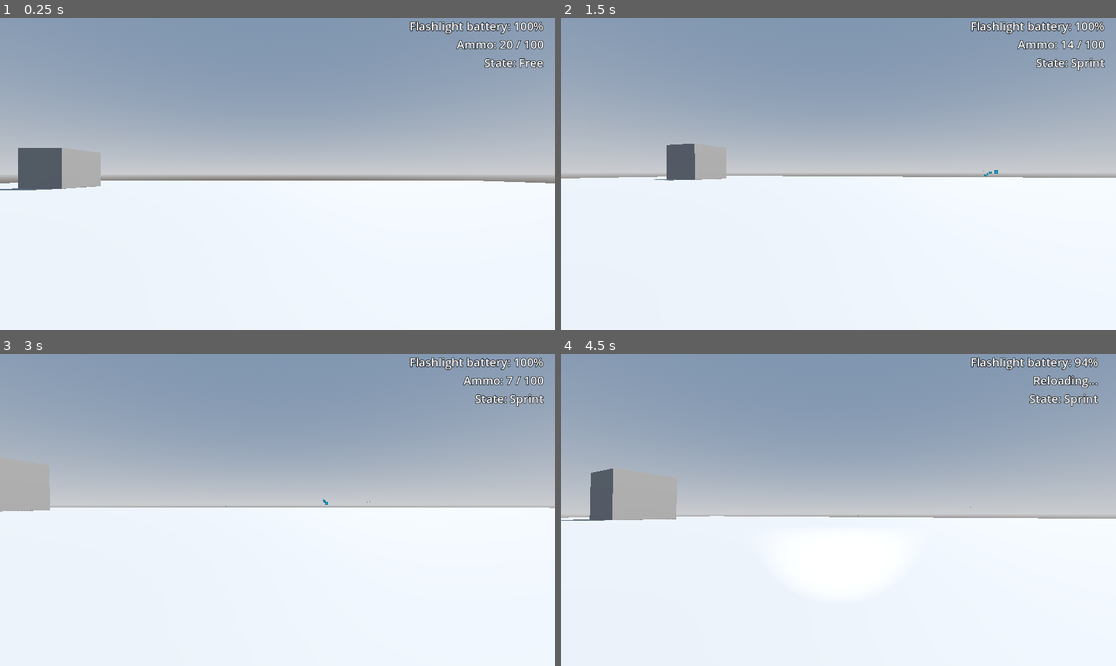
Above: before the commit, frames 1-4 (two rows, left to right).
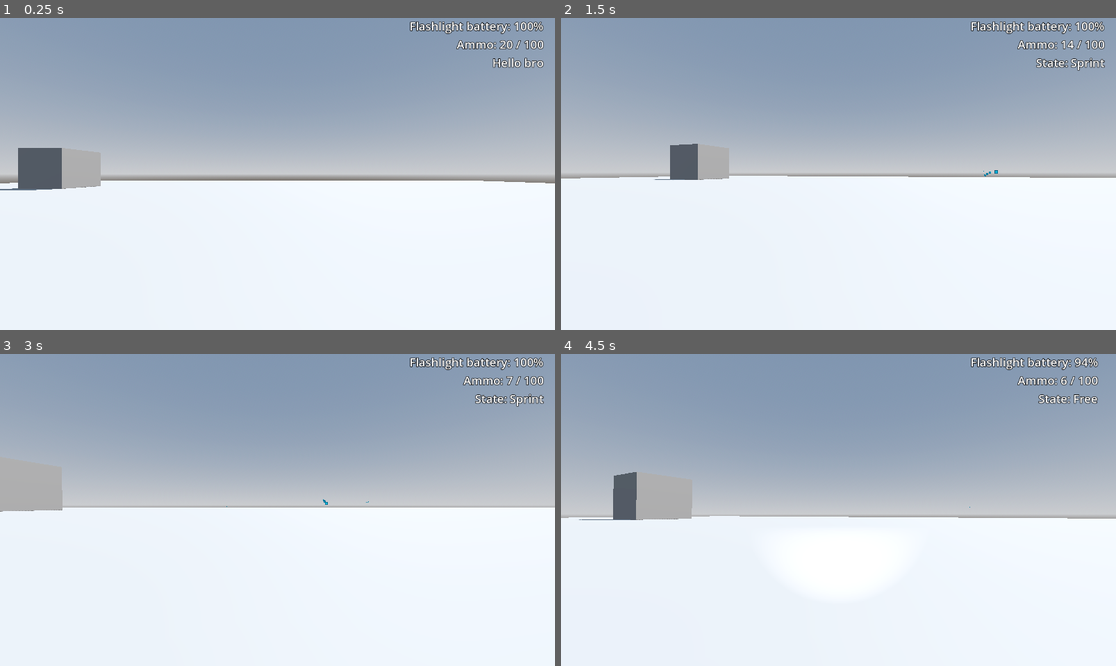
Above: after the commit, the same moments.

Repository: justindeogrades/firstpersonshooter
Game: Godot game, scene res://main.tscn
Two runs of this game, one before a commit and one after it. Both use one fixed random seed, a clock stepped at 60 frames per second and the inputs below. The engine's default icon, where the game draws it, is replaced by a stand-in: a white triangle on a blue panel in a dark square.
Inputs (mouse positions are in pixels of both pictures, inside the frame that each line leads up to):
- Up to frame 1 (0.25 s): no input
- Up to frame 2 (1.5 s): tap Enter (ui_accept) at 0.5, 0.77 s; move the mouse to (866, 174) at 0.52 s; press the mouse at (866, 174) at 0.53 s; hold W (forward) from 0.53 s (still down); tap Shift (slide) at 0.8, 1.35 s; move the mouse to (810, 174) at 1.27 s; release the mouse at (810, 174) at 1.28 s
- Up to frame 3 (3 s): keep holding W (forward); tap Enter (ui_accept) at 1.52 s; click (249, 510) at 1.55 s; move the mouse to (288, 503) at 2.02 s; press the mouse at (288, 503) at 2.03 s; tap Shift (slide) at 2.3, 2.85 s; move the mouse to (271, 516) at 2.77 s; release the mouse at (271, 516) at 2.78 s
- Up to frame 4 (4.5 s): keep holding W (forward); tap Enter (ui_accept) at 3.02, 3.77 s; click (832, 516) at 3.05 s; move the mouse to (877, 513) at 3.52 s; hold Shift (slide) 3.53-4.28 s; tap F (toggle_flashlight) at 3.6 s; tap R (reload) at 4.15 s; move the mouse to (794, 506) at 4.27 s; click (794, 506) at 4.35 s

The runs differ from the first frame. In frame 1, 0.2% of the frame differs, in the area x 87-98%, y 12-17%; in frame 2, 0.2%; in frame 3, 0.2%; in frame 4, 2.1%, in the area x 0-97%, y 6-54%.

Commit message:
applied state machine logic to weapons

Diff:
--- a/gun.gd
+++ b/gun.gd
@@ -11,6 +11,7 @@
 #Make sure One-shot is enabled on the cooldown timer
 @export var cooldown_timer : Timer
 @export var aim_ray : RayCast3D
+@export var state_machine : Node
 
 @export var damage : float
 @export var max_clip_ammo : int
@@ -25,6 +26,8 @@
 var clip_ammo
 var reserve_ammo
 
+var can_shoot : bool = true
+
 var aiming : bool = false
 var aim_direction : Vector3
 
@@ -36,51 +39,61 @@
 var parent : CharacterBody3D
 
 func _ready() -> void:
-	create_reload_timer()
-	create_cooldown_timer()
-	create_bullet_parent()
+	#All made obsolete by state machine
+	#create_reload_timer()
+	#create_cooldown_timer()
+	#create_bullet_parent()
 	create_aim_ray()
 
 	clip_ammo = max_clip_ammo
 	reserve_ammo = max_reserve_ammo
 
+	state_machine.initialize(self)
+
+func _unhandled_input(event: InputEvent) -> void:
+	state_machine.state_input(event)
+
+func _process(delta: float) -> void:
+	state_machine.state_process()
+
 func _physics_process(delta: float) -> void:
+	state_machine.state_physics(delta)
 	#Aim direction is now set by parent
 
 	#Probably eliminating aim rays
 	#if(aiming):
 		#aim_ray.target_position = get_local_mouse_position()
-	pass
 
-func shoot():
-	#Check for not reloading, not on cooldown, and has ammo
-	if reload_timer.is_stopped() and cooldown_timer.is_stopped() and clip_ammo > 0:
-		for i in bullets_per_shot:
-			var bullet_instance = load(bullet_path).instantiate()
-
-			#Will return to spray patterns later
-			#var spray_offset
-			#if(aiming):
-				#spray_offset = Vector2(randf_range(aim_spray * -1, aim_spray), randf_range(aim_spray * -1, aim_spray))
-			#else:
-				#spray_offset = Vector2(randf_range(hip_spray * -1, hip_spray), randf_range(hip_spray * -1, hip_spray))
-			#bullet_instance.direction = (aim_direction + spray_offset).normalized()
-
-			bullet_instance.direction = aim_direction
-			bullet_instance.damage = damage
-			bullet_instance.pierces = pierces
-			bullet_instance.start_pos = global_position
-
-			bullet_instance.transform.basis = aim_ray.global_transform.basis
-
-			#bullet_parent.add_child(bullet_instance)
-			get_main().add_child(bullet_instance)
-
-		clip_ammo -= 1
-
-		cooldown_timer.start(cooldown_seconds)
-
-		ammo_updated.emit(false)
+#Delegating all of this to the state machine
+#func shoot():
+	##Check for not reloading, not on cooldown, and has ammo
+	#if reload_timer.is_stopped() and cooldown_timer.is_stopped() and clip_ammo > 0:
+		#for i in bullets_per_shot:
+			#var bullet_instance = load(bullet_path).instantiate()
+			#
+			##Will return to spray patterns later
+			##var spray_offset
+			##if(aiming):
+				##spray_offset = Vector2(randf_range(aim_spray * -1, aim_spray), randf_range(aim_spray * -1, aim_spray))
+			##else:
+				##spray_offset = Vector2(randf_range(hip_spray * -1, hip_spray), randf_range(hip_spray * -1, hip_spray))
+			##bullet_instance.direction = (aim_direction + spray_offset).normalized()
+			#
+			#bullet_instance.direction = aim_direction
+			#bullet_instance.damage = damage
+			#bullet_instance.pierces = pierces
+			#bullet_instance.start_pos = global_position
+			#
+			#bullet_instance.transform.basis = aim_ray.global_transform.basis
+			#
+			##bullet_parent.add_child(bullet_instance)
+			#get_main().add_child(bullet_instance)
+		#
+		#clip_ammo -= 1
+		#
+		#cooldown_timer.start(cooldown_seconds)
+		#
+		#ammo_updated.emit(false)
 
 func reload() -> void:
 	if reload_timer.is_stopped():
@@ -104,22 +117,22 @@
 func get_main() -> Node:
 	return parent.get_parent()
 
-#Now obsolete, get rid of this later
-func create_bullet_parent():
-	bullet_parent = Node.new()
-	add_child(bullet_parent)
-
-func create_reload_timer() -> void:
-	reload_timer = Timer.new()
-	reload_timer.one_shot = true
-	reload_timer.timeout.connect(_on_reload_timer_timeout)
-	add_child(reload_timer)
-
-func create_cooldown_timer():
-	cooldown_timer = Timer.new()
-	#Oneshot must be enabled so timer stops when time expires
-	cooldown_timer.one_shot = true
-	add_child(cooldown_timer)
+##Now obsolete, get rid of this later
+#func create_bullet_parent():
+	#bullet_parent = Node.new()
+	#add_child(bullet_parent)
+#
+#func create_reload_timer() -> void:
+	#reload_timer = Timer.new()
+	#reload_timer.one_shot = true
+	#reload_timer.timeout.connect(_on_reload_timer_timeout)
+	#add_child(reload_timer)
+#
+#func create_cooldown_timer():
+	#cooldown_timer = Timer.new()
+	##Oneshot must be enabled so timer stops when time expires
+	#cooldown_timer.one_shot = true
+	#add_child(cooldown_timer)
 
 func create_aim_ray():
 	aim_ray = RayCast3D.new()
--- /dev/null
+++ b/gun_state.gd
@@ -0,0 +1,12 @@
+class_name GunState
+extends State
+
+func state_input(event : InputEvent) -> GunState:
+	super(event)
+	return null
+func state_process() -> GunState:
+	super()
+	return null
+func state_physics(delta : float) -> GunState:
+	super(delta)
+	return null
--- a/guns/machine_gun.tscn
+++ b/guns/machine_gun.tscn
@@ -1,11 +1,36 @@
-[gd_scene load_steps=2 format=3 uid="uid://cbtkrj15ysrdc"]
+[gd_scene load_steps=6 format=3 uid="uid://cbtkrj15ysrdc"]
 
 [ext_resource type="Script" uid="uid://cw11p7sjrucc4" path="res://gun.gd" id="1_sh1sg"]
+[ext_resource type="PackedScene" uid="uid://02osm3d81amt" path="res://state_machine.tscn" id="2_vgf68"]
+[ext_resource type="Script" uid="uid://cfplo1p08lcj4" path="res://states/gun states/gun_free.gd" id="3_ka0p4"]
+[ext_resource type="Script" uid="uid://cdxo172als0sn" path="res://states/gun states/gun_shoot.gd" id="4_b4v0m"]
+[ext_resource type="Script" uid="uid://c1na8swca3ohp" path="res://states/gun states/gun_reload.gd" id="5_ka0p4"]
 
-[node name="MachineGun" type="Node3D"]
+[node name="MachineGun" type="Node3D" node_paths=PackedStringArray("state_machine")]
 script = ExtResource("1_sh1sg")
+state_machine = NodePath("StateMachine")
 damage = 1.0
 max_clip_ammo = 20
 max_reserve_ammo = 100
 reload_seconds = 1.0
 cooldown_seconds = 0.1
+
+[node name="StateMachine" parent="." node_paths=PackedStringArray("default_state") instance=ExtResource("2_vgf68")]
+default_state = NodePath("Free")
+
+[node name="Free" type="Node" parent="StateMachine" node_paths=PackedStringArray("shoot_state", "reload_state")]
+script = ExtResource("3_ka0p4")
+shoot_state = NodePath("../Shoot")
+reload_state = NodePath("../Reload")
+
+[node name="Shoot" type="Node" parent="StateMachine" node_paths=PackedStringArray("free_state", "reload_state")]
+script = ExtResource("4_b4v0m")
+free_state = NodePath("../Free")
+reload_state = NodePath("../Reload")
+damage = 1.0
+cooldown_seconds = 0.1
+
+[node name="Reload" type="Node" parent="StateMachine" node_paths=PackedStringArray("free_state", "shoot_state")]
+script = ExtResource("5_ka0p4")
+free_state = NodePath("../Free")
+shoot_state = NodePath("../Shoot")
--- a/player.gd
+++ b/player.gd
@@ -7,11 +7,12 @@
 @onready var ammo_label = $HUD/VBoxContainer/Ammo
 @onready var battery_label = $HUD/VBoxContainer/Battery
 @onready var state_label = $HUD/VBoxContainer/State
-@onready var state_machine = $StateMachine
+#@onready var state_machine = $StateMachine
 
 @export var head : Node3D
 @export var camera : Camera3D
 @export var flashlight : SpotLight3D
+@export var state_machine : Node
 @export var move_speed : float = 5
 @export var turn_speed : float = 0.005
 @export var min_camera_x_rotation = -90
--- a/player.tscn
+++ b/player.tscn
@@ -5,17 +5,18 @@
 [ext_resource type="PackedScene" uid="uid://cbtkrj15ysrdc" path="res://guns/machine_gun.tscn" id="2_onrkg"]
 [ext_resource type="PackedScene" uid="uid://l0b3a730q55b" path="res://hud.tscn" id="3_i3pqv"]
 [ext_resource type="PackedScene" uid="uid://02osm3d81amt" path="res://state_machine.tscn" id="5_2hs0m"]
-[ext_resource type="Script" uid="uid://dir4ffdqfq5sn" path="res://states/player_free.gd" id="6_1jxqw"]
-[ext_resource type="Script" uid="uid://c5sbwvc2w80xm" path="res://states/player_sprint.gd" id="7_1jxqw"]
-[ext_resource type="Script" uid="uid://bknxuxv5j4py2" path="res://states/player_slide.gd" id="8_dw050"]
+[ext_resource type="Script" uid="uid://dir4ffdqfq5sn" path="res://states/player states/player_free.gd" id="6_1jxqw"]
+[ext_resource type="Script" uid="uid://c5sbwvc2w80xm" path="res://states/player states/player_sprint.gd" id="7_1jxqw"]
+[ext_resource type="Script" uid="uid://bknxuxv5j4py2" path="res://states/player states/player_slide.gd" id="8_dw050"]
 
 [sub_resource type="BoxShape3D" id="BoxShape3D_4flbx"]
 
-[node name="Player" type="CharacterBody3D" node_paths=PackedStringArray("head", "camera", "flashlight")]
+[node name="Player" type="CharacterBody3D" node_paths=PackedStringArray("head", "camera", "flashlight", "state_machine")]
 script = ExtResource("1_4flbx")
 head = NodePath("Head")
 camera = NodePath("Head/Camera3D")
 flashlight = NodePath("Head/Camera3D/Flashlight")
+state_machine = NodePath("StateMachine")
 
 [node name="CollisionShape3D" type="CollisionShape3D" parent="."]
 transform = Transform3D(1, 0, 0, 0, 1, 0, 0, 0, 1, 0, 1.18799, 0)
@@ -47,7 +48,7 @@
 script = ExtResource("7_1jxqw")
 free_state = NodePath("../Free")
 slide_state = NodePath("../Slide")
-grace_seconds = 0.25
+grace_seconds = 0.1
 move_speed = 10.0
 can_move = true
 
--- a/player_state.gd
+++ b/player_state.gd
@@ -1,7 +1,13 @@
 class_name PlayerState
 extends State
 
-func state_input(event : InputEvent) -> State:
+func enter():
+	#Display state on HUD for debugging purposes
+	parent.update_state_label()
+
+	parent.active_weapon.can_shoot = can_shoot
+
+func state_input(event : InputEvent) -> PlayerState:
 		#Esc to free mouse from window
 	if event.is_action_pressed("free_mouse"):
 		Input.set_mouse_mode(Input.MOUSE_MODE_VISIBLE)
@@ -16,20 +22,21 @@
 		#Limits on vertical rotation
 		parent.camera.rotation.x = clamp(parent.camera.rotation.x, deg_to_rad(parent.min_camera_x_rotation), deg_to_rad(parent.max_camera_x_rotation))
 	return null
-func state_process() -> State:
+func state_process() -> PlayerState:
 	super()
 
-	#Shooting
-	parent.active_weapon.aim_direction = (parent.head.transform.basis * Vector3(0,0,-1)).normalized()
-	if Input.is_action_pressed("shoot"):
-		if parent.active_weapon.reload_timer.is_stopped():
-			parent.active_weapon.shoot()
-			#update_ammo_label(false)
-
-	#Reloading
-	if Input.is_action_just_pressed("reload"):
-		parent.active_weapon.reload()
-		#update_ammo_label(true)
+	#Delegating to the weapon's state machine
+	##Shooting
+	#parent.active_weapon.aim_direction = (parent.head.transform.basis * Vector3(0,0,-1)).normalized()
+	#if Input.is_action_pressed("shoot"):
+		#if parent.active_weapon.reload_timer.is_stopped():
+			#parent.active_weapon.shoot()
+			##update_ammo_label(false)
+	#
+	##Reloading
+	#if Input.is_action_just_pressed("reload"):
+		#parent.active_weapon.reload()
+		##update_ammo_label(true)
 
 	#Toggle flashlight
 	if Input.is_action_just_pressed("toggle_flashlight"):
@@ -39,7 +46,7 @@
 			parent.flashlight.set_enabled(true)
 
 	return null
-func state_physics(delta : float) -> State:
+func state_physics(delta : float) -> PlayerState:
 	super(delta)
 
 	# Add the gravity.
--- a/state.gd
+++ b/state.gd
@@ -10,7 +10,7 @@
 @export var can_aim : bool
 @export var can_flash : bool
 
-var parent : CharacterBody3D
+var parent : Node3D
 
 func enter() -> void:
 	pass
--- a/state_machine.gd
+++ b/state_machine.gd
@@ -3,9 +3,9 @@
 @export var default_state : State
 @export var current_state : State
 
-var parent : CharacterBody3D
+var parent : Node3D
 
-func initialize(par : CharacterBody3D) -> void:
+func initialize(par : Node3D) -> void:
 	#Store the reference to the parent
 	parent = par
 
@@ -16,13 +16,14 @@
 	current_state = default_state
 
 	#Default the label text
-	parent.update_state_label()
+	#Delegated to the PlayerState class
+	#parent.update_state_label()
 
 func change_state(next_state : State) -> void:
 	current_state.exit()
-	next_state.enter()
 	current_state = next_state
-	parent.update_state_label()
+	current_state.enter()
+	#parent.update_state_label()
 
 #Called every frame
 func state_input(event : InputEvent) -> void:
--- /dev/null
+++ b/states/gun states/gun_free.gd
@@ -0,0 +1,11 @@
+extends GunState
+
+@export var shoot_state : GunState
+@export var reload_state : GunState
+
+func state_input(event : InputEvent) -> GunState:
+	if event.is_action_pressed("shoot"):
+		return shoot_state
+	if event.is_action_pressed("reload"):
+		return reload_state
+	return null
--- /dev/null
+++ b/states/gun states/gun_reload.gd
@@ -0,0 +1,40 @@
+extends GunState
+
+@export var free_state : GunState
+@export var shoot_state : GunState
+
+var reload_timer : Timer
+var reload_seconds : float
+var reload_complete : bool = false
+
+func enter() -> void:
+	reload_complete = false
+
+	create_reload_timer()
+	reload_timer.start(reload_seconds)
+
+func state_process() -> GunState:
+	if reload_complete:
+		if Input.is_action_pressed("shoot"):
+			return shoot_state
+		return free_state
+	return null
+
+func create_reload_timer() -> void:
+	reload_timer = Timer.new()
+	reload_timer.one_shot = true
+	reload_timer.timeout.connect(_on_reload_timer_timeout)
+	add_child(reload_timer)
+
+func _on_reload_timer_timeout() -> void:
+	var ammo_to_reload = parent.max_clip_ammo - parent.clip_ammo
+
+	if ammo_to_reload > parent.reserve_ammo:
+		ammo_to_reload = parent.reserve_ammo
+
+	parent.reserve_ammo -= ammo_to_reload
+	parent.clip_ammo += ammo_to_reload
+
+	parent.ammo_updated.emit(false)
+
+	reload_complete = true
--- /dev/null
+++ b/states/gun states/gun_shoot.gd
@@ -0,0 +1,64 @@
+extends GunState
+
+@export var free_state : GunState
+@export var reload_state : GunState
+
+@export var damage : float
+@export var cooldown_seconds : float
+@export var hip_spray : float
+@export var aim_spray : float
+@export var bullets_per_shot : int = 1
+@export var pierces : int = 1
+
+var cooldown_timer : Timer = null
+
+func enter() -> void:
+	if cooldown_timer == null:
+		create_cooldown_timer()
+
+func state_input(event : InputEvent) -> GunState:
+	#Stopping shooting
+	if event.is_action_released("shoot"):
+		return free_state
+	#Reloading
+	if event.is_action_pressed("reload"):
+		return reload_state
+	return null
+
+func state_process() -> GunState:
+	#Check for not reloading, not on cooldown, and has ammo
+	if cooldown_timer.is_stopped() and parent.clip_ammo > 0:
+		for i in bullets_per_shot:
+			var bullet_instance = load(parent.bullet_path).instantiate()
+
+			#Will return to spray patterns later
+			#var spray_offset
+			#if(aiming):
+				#spray_offset = Vector2(randf_range(aim_spray * -1, aim_spray), randf_range(aim_spray * -1, aim_spray))
+			#else:
+				#spray_offset = Vector2(randf_range(hip_spray * -1, hip_spray), randf_range(hip_spray * -1, hip_spray))
+			#bullet_instance.direction = (aim_direction + spray_offset).normalized()
+
+			bullet_instance.direction = parent.aim_direction
+			bullet_instance.damage = damage
+			bullet_instance.pierces = pierces
+			bullet_instance.start_pos = parent.global_position
+
+			bullet_instance.transform.basis = parent.aim_ray.global_transform.basis
+
+			#bullet_parent.add_child(bullet_instance)
+			parent.get_main().add_child(bullet_instance)
+
+		parent.clip_ammo -= 1
+
+		cooldown_timer.start(cooldown_seconds)
+
+		parent.ammo_updated.emit(false)
+
+	return null
+
+func create_cooldown_timer():
+	cooldown_timer = Timer.new()
+	#Oneshot must be enabled so timer stops when time expires
+	cooldown_timer.one_shot = true
+	add_child(cooldown_timer)
--- a/states/player_free.gd
+++ b/states/player states/player_free.gd
@@ -3,7 +3,7 @@
 @export var sprint_state : PlayerState
 @export var sneak_state : PlayerState
 
-func state_input(event : InputEvent) -> State:
+func state_input(event : InputEvent) -> PlayerState:
 	super(event)
 
 	#Begin sprinting
--- a/states/player_slide.gd
+++ b/states/player states/player_slide.gd
@@ -14,6 +14,8 @@
 var slide_time_expired : bool
 
 func enter() -> void:
+	super()
+
 	head_height_to_slide()
 
 	#Direction is set upon entering so the slide direction cannot change once it starts
--- a/states/player_sprint.gd
+++ b/states/player states/player_sprint.gd
@@ -10,22 +10,26 @@
 var grace_period_expired : bool
 
 func enter() -> void:
+	super()
+
 	grace_period_expired = false
 	create_grace_timer()
 
-func state_input(event : InputEvent) -> State:
+func state_input(event : InputEvent) -> PlayerState:
 	super(event)
 
 	#Begin sprinting
 	if event.is_action_released("sprint"):
 		grace_timer.start(grace_seconds)
-	if event.is_action_pressed("slide"):
+	#Sliding
+	#Check if grace period is expired to ensure the grace timer still exists
+	if event.is_action_pressed("slide") and not grace_period_expired:
 		if not grace_timer.is_stopped():
 			return slide_state
 
 	return null
 
-func state_process() -> State:
+func state_process() -> PlayerState:
 	super()
 
 	if grace_period_expired:
Not shown, added: gun_state.gd.uid
Not shown, added: states/gun states/gun_free.gd.uid
Not shown, added: states/gun states/gun_reload.gd.uid
Not shown, added: states/gun states/gun_shoot.gd.uid
Renamed: states/player_free.gd.uid -> states/player states/player_free.gd.uid
Renamed: states/player_slide.gd.uid -> states/player states/player_slide.gd.uid
Renamed: states/player_sprint.gd.uid -> states/player states/player_sprint.gd.uid
